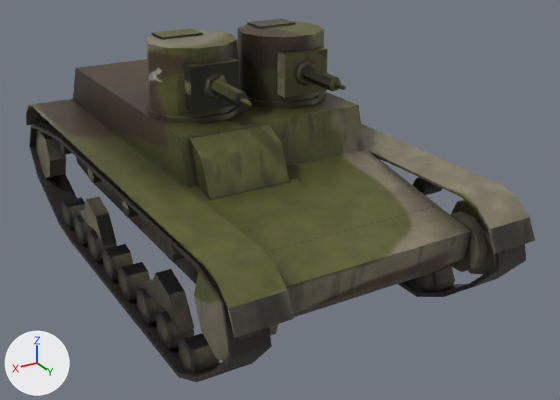
One commit to the FBX model models/7TP_dwuwiezowy_wz30/TP7_DW_MID.fbx: the scene before it, then after it.
One viewpoint serves both versions: a 50 mm lens placed at (2.9, 5.61, 3.26), pointed at (-0.26, 0.35, 0.63). Lighting does not change. The marker at lower left points along +X, +Y and +Z. The first picture is the older version. Where no turn or scale is listed for an object, it has been applied to the vertices.

Names of what the first picture shows: 'Canon_01', 'Canon_02', 'Chassis', 'Chenille_Droite_01', 'Chenille_Gauche_01', 'Roue_D1', 'Roue_D10', 'Roue_D2', 'Roue_D3', 'Roue_D4', 'Roue_D5', 'Roue_D6', 'Roue_D9', 'Roue_G1', 'Roue_G2', 'Tourelle_01', 'Tourelle_02' and 4 more.
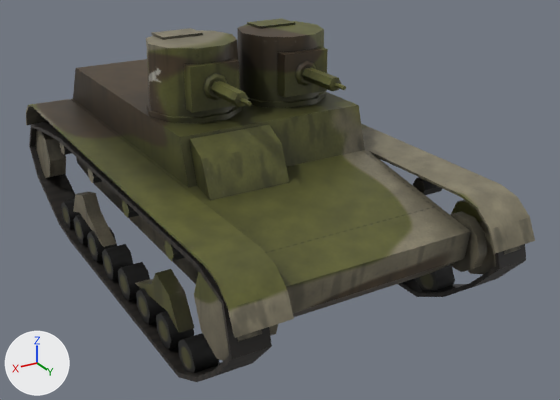
Boxes [x1, y1, x2, y2] around the edits, measured in the pictures (560 x 400 px; the box of a moved part takes in the faces that stretch with it):
'Chassis', reshaped, surface changed
    both: [26, 59, 535, 338]
part 1 of me_tourelle_02, surface changed
    both: [152, 28, 242, 113]
part 2 of me_chassis, moved or reshaped
    before: [86, 197, 117, 246]
    after: [77, 192, 101, 214]
part 3 of me_chassis, moved or reshaped (not visible before)
    after: [88, 211, 117, 247]
part 4 of me_chassis, moved or reshaped
    before: [74, 200, 103, 245]
    after: [73, 194, 103, 246]
part 5 of me_chassis, surface changed
    both: [60, 142, 535, 338]
part 6 of me_roue_d3, surface changed
    both: [156, 311, 194, 349]
part 7 of me_roue_g2, surface changed
    both: [435, 265, 455, 291]
part 8 of me_roue_d5, surface changed (darker)
    both: [118, 264, 150, 300]
part 9 of me_roue_d6, surface changed (darker)
    both: [102, 248, 133, 280]
part 10 of me_roue_d4, surface changed (darker)
    both: [136, 288, 166, 324]
part 11 of me_canon_01, surface changed (lighter)
    both: [302, 67, 344, 90]
part 12 of me_roue_d2, surface changed (darker)
    both: [178, 335, 219, 373]
part 13 of me_roue_d9, surface changed
    both: [66, 199, 76, 229]
part 14 of me_tourelle_01, surface changed
    both: [247, 18, 328, 98]
part 15 of me_canon_02, surface changed
    both: [213, 81, 249, 107]

The change, as a list of edits to the scene's bpy script:
```text
Change me_roue_g2:
    where me_roue_g2.from_pydata(...)  # 14 vertices, 9 faces; spans x -0.09..0.09, y -0.126..0.14, z -0.136..0.136
    me_roue_g2 part 7: texture (UV) coordinates of 9 of 9 faces, centred in x -0.09..0.09, y -0.126..0.114, z -0.123..0.123, changed; they spanned u 0.35..0.96, v 0.72..0.97 and now span u 0.07..0.97, v 0.54..0.97
Change me_roue_d4:
    where me_roue_d4.from_pydata(...)  # 14 vertices, 9 faces; spans x -0.09..0.09, y -0.126..0.14, z -0.136..0.136
    me_roue_d4 part 10: texture (UV) coordinates of 9 of 9 faces, centred in x -0.09..0.09, y -0.126..0.114, z -0.123..0.123, changed; they spanned u 0.35..0.96, v 0.72..0.97 and now span u 0.07..0.97, v 0.54..0.97
Change me_chassis:
    where me_chassis.from_pydata(...)  # 324 vertices, 213 faces; spans x -1.2..1.2, y -2.29..2.29, z 0.26..1.48
    me_chassis part 2: all 2 vertices in x 1.01..1.13, y -0.43, z 0.5 are moved by (0.0, -0.33, 0.07)
    me_chassis part 3: all 2 vertices in x 1.01..1.13, y -0.49, z 0.34 are moved by (0.0, 0.2, -0.08)
    me_chassis part 4: all 2 vertices in x 1.01..1.13, y -1.12, z 0.26 are moved by (0.0, 0.2, 0.08)
    me_chassis part 5: texture (UV) coordinates of 120 of 213 faces, centred in x -1.17..1.17, y -2.26..2.28, z 0.3..1.42, changed; they spanned u 0.0..1.0, v 0.0..0.99 and now span u 0.0..0.99, v 0.0..0.99
Change me_roue_d2:
    where me_roue_d2.from_pydata(...)  # 14 vertices, 9 faces; spans x -0.09..0.09, y -0.126..0.14, z -0.136..0.136
    me_roue_d2 part 12: texture (UV) coordinates of 9 of 9 faces, centred in x -0.09..0.09, y -0.126..0.114, z -0.123..0.123, changed; they spanned u 0.35..0.96, v 0.72..0.97 and now span u 0.07..0.97, v 0.54..0.97
Change me_canon_01:
    where me_canon_01.from_pydata(...)  # 24 vertices, 20 faces; spans x -0.056..0.056, y 0.02..0.53, z -0.048..0.048
    used by ob_canon_01; parent = ob_axe_canon_01; location = (0.0, 0.0, 0.0)
    me_canon_01 part 11: texture (UV) coordinates of 13 of 20 faces, centred in x -0.042..0.042, y 0.02..0.475, z -0.048..0.048, changed; they spanned u 0.43..0.98, v 0.03..0.99 and now span u 0.09..0.99, v 0.12..0.99
Change me_roue_d9:
    where me_roue_d9.from_pydata(...)  # 14 vertices, 9 faces; spans x -0.09..0.09, y -0.126..0.14, z -0.136..0.136
    me_roue_d9 part 13: texture (UV) coordinates of 9 of 9 faces, centred in x -0.09..0.09, y -0.126..0.114, z -0.123..0.123, changed; they spanned u 0.35..0.96, v 0.72..0.97 and now span u 0.07..0.97, v 0.54..0.97
Change me_roue_d6:
    where me_roue_d6.from_pydata(...)  # 14 vertices, 9 faces; spans x -0.09..0.09, y -0.126..0.14, z -0.136..0.136
    me_roue_d6 part 9: texture (UV) coordinates of 9 of 9 faces, centred in x -0.09..0.09, y -0.126..0.114, z -0.123..0.123, changed; they spanned u 0.35..0.96, v 0.72..0.97 and now span u 0.07..0.97, v 0.54..0.97
Change me_roue_d3:
    where me_roue_d3.from_pydata(...)  # 14 vertices, 9 faces; spans x -0.09..0.09, y -0.126..0.14, z -0.136..0.136
    me_roue_d3 part 6: texture (UV) coordinates of 9 of 9 faces, centred in x -0.09..0.09, y -0.126..0.114, z -0.123..0.123, changed; they spanned u 0.35..0.96, v 0.72..0.97 and now span u 0.07..0.97, v 0.54..0.97
Change me_tourelle_02:
    where me_tourelle_02.from_pydata(...)  # 56 vertices, 44 faces; spans x -0.385..0.385, y -0.366..0.395, z 0.0..0.577
    used by ob_tourelle_02; parent = ob_chassis; location = (0.4, 0.12, 1.477)
    me_tourelle_02 part 1: texture (UV) coordinates of 21 of 44 faces, centred in x -0.348..0.348, y -0.366..0.395, z 0.02..0.577, changed; they spanned u 0.46..0.99, v 0.0..0.99 and now span u 0.68..1.0, v 0.0..0.98
Change me_tourelle_01:
    where me_tourelle_01.from_pydata(...)  # 56 vertices, 44 faces; spans x -0.385..0.385, y -0.366..0.395, z 0.0..0.577
    used by ob_tourelle_01; parent = ob_chassis; location = (-0.4, 0.12, 1.477)
    me_tourelle_01 part 14: texture (UV) coordinates of 15 of 44 faces, centred in x -0.348..0.215, y -0.366..0.395, z 0.02..0.577, changed; they spanned u 0.25..0.99, v 0.12..0.99 and now span u 0.06..0.99, v 0.07..0.99
Change me_canon_02:
    where me_canon_02.from_pydata(...)  # 24 vertices, 20 faces; spans x -0.056..0.056, y 0.02..0.53, z -0.048..0.048
    used by ob_canon_02; parent = ob_axe_canon_02; location = (0.0, 0.0, 0.0)
    me_canon_02 part 15: texture (UV) coordinates of 19 of 20 faces, centred in x -0.042..0.042, y 0.02..0.475, z -0.048..0.048, changed; they spanned u 0.54..0.99, v 0.1..0.99 and now span u 0.16..0.99, v 0.56..0.99
Change me_roue_d5:
    where me_roue_d5.from_pydata(...)  # 14 vertices, 9 faces; spans x -0.09..0.09, y -0.126..0.14, z -0.136..0.136
    me_roue_d5 part 8: texture (UV) coordinates of 9 of 9 faces, centred in x -0.09..0.09, y -0.126..0.114, z -0.123..0.123, changed; they spanned u 0.35..0.96, v 0.72..0.97 and now span u 0.07..0.97, v 0.54..0.97
```
